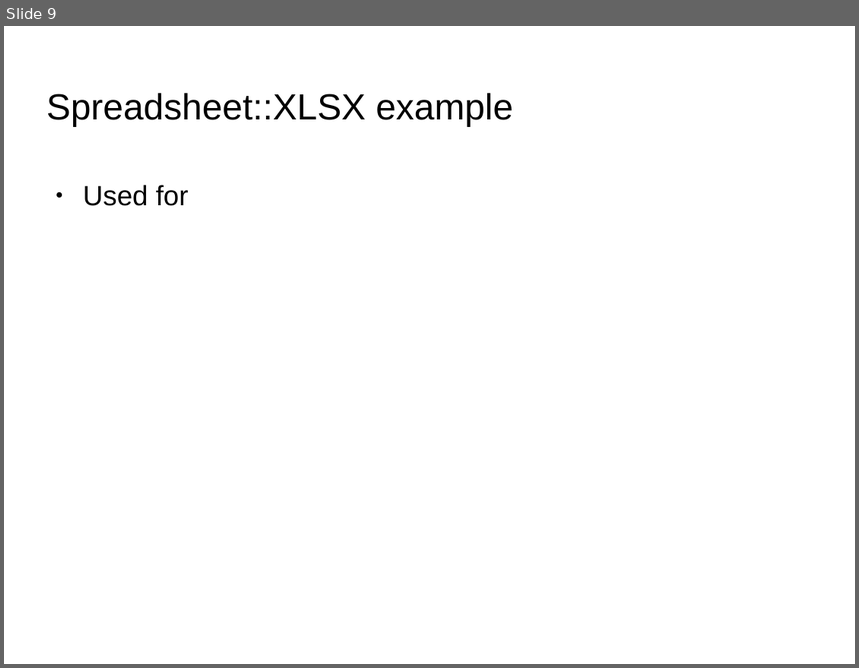
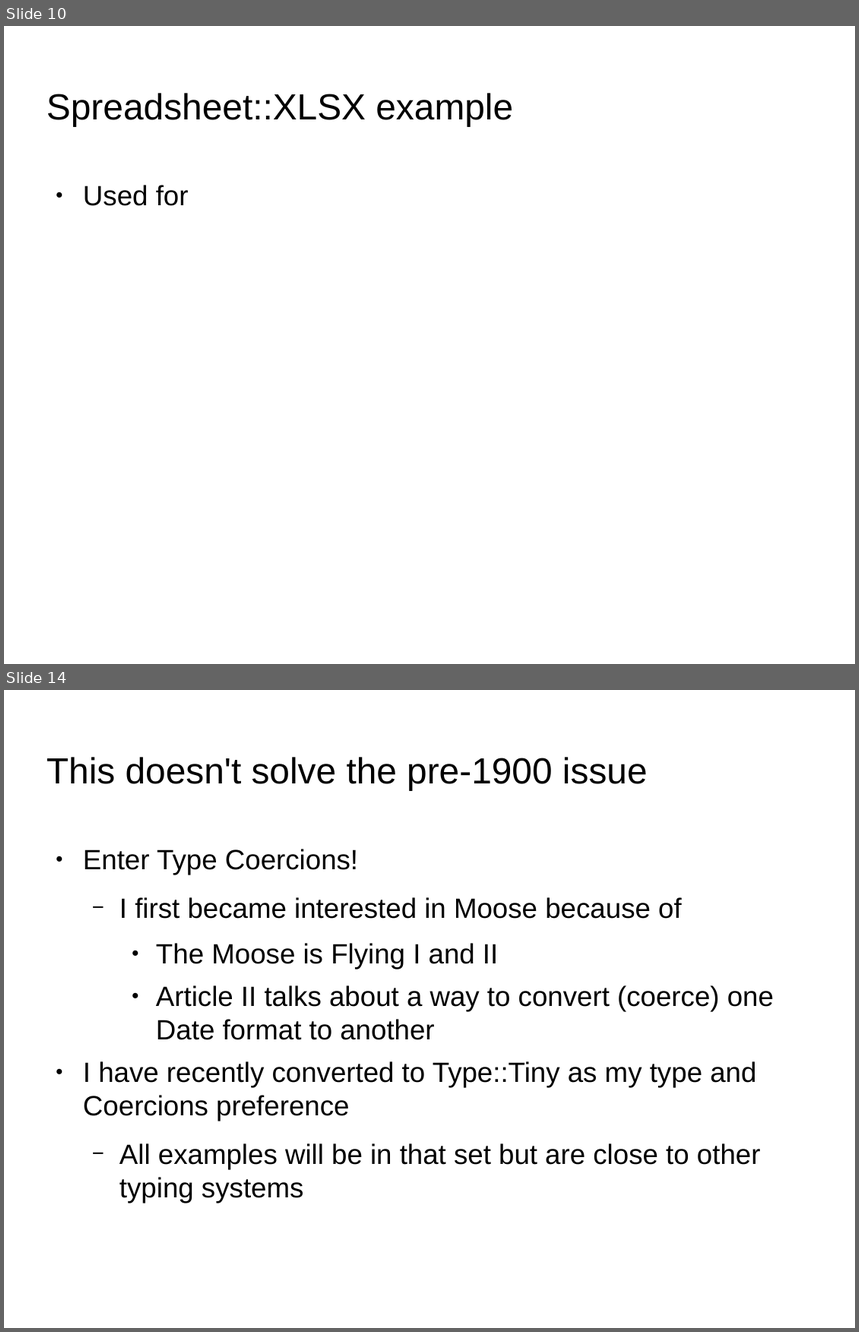
Before and after one commit to jandrew/Spreadsheet-XLSX-Reader-LibXML, a slide deck: SVPerlTalk.odp. Shown one above the other, each under a label of ours: slide 9 before the commit, slides 10 and 14 after it; the slides between them are not shown. The pictures are 859x668 and 859x1332 pixels, drawn with LibreOffice and Linux fonts; fonts in the diff are those of the drawing; background and template pictures are left out. Boxes give left, top, right and bottom in pixels: in the first picture for what was removed or moved away, otherwise in the second. Text is boxed around its words. In the diff, an @@ line names an element or a change of style, - is before the commit and + after.

```diff
--- a/SVPerlTalk.odp
+++ b/SVPerlTalk.odp
@@ slide 14 added at (4,690,855,1328), background picture (left out) @@
@@ title added at (47,757,648,790), 33.9 pt, text #000000 @@
+This doesn't solve the pre-1900 issue
@@ text added at (83,849,774,1204), 26 pt, text #000000 @@
+● Enter Type Coercions!
+  − I first became interested in Moose because of
+    ● The Moose is Flying I and II
+    ● Article II talks about a way to convert (coerce) one Date format to another
+● I have recently converted to Type::Tiny as my type and Coercions preference
+  − All examples will be in that set but are close to other typing systems
@@ what was slide 9 is now slide 10 @@
```
Also in this commit, not shown: 3 slides changed, 6 other slides added, 28 other files.
